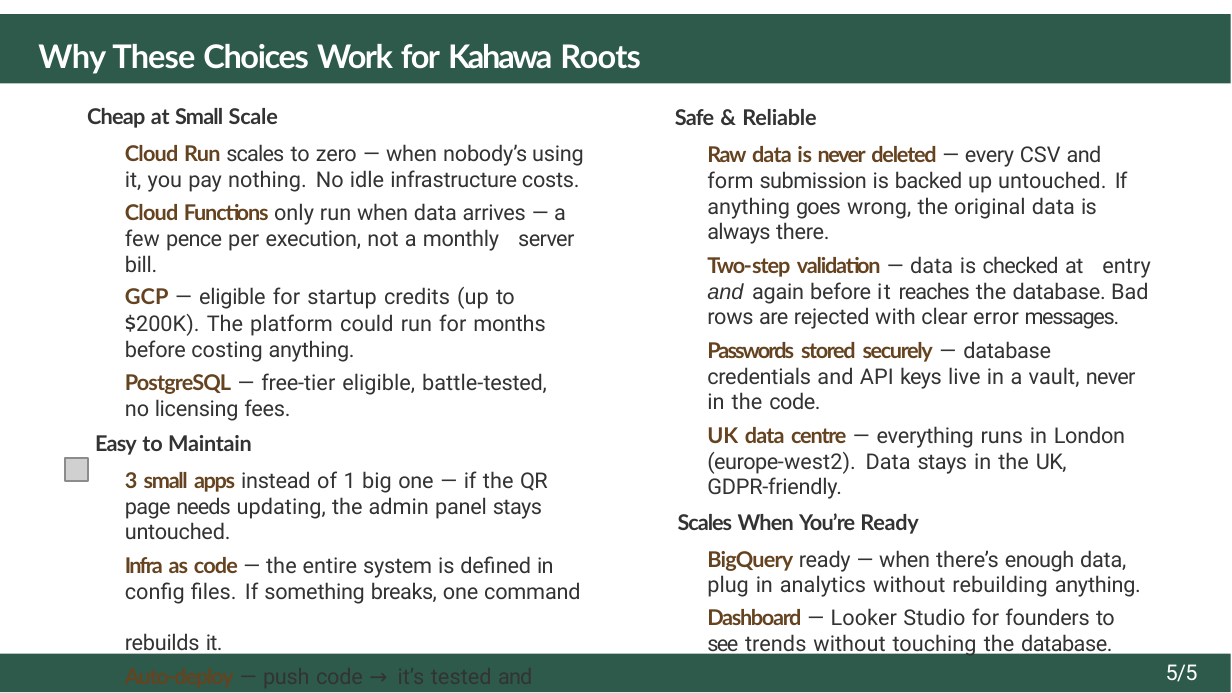
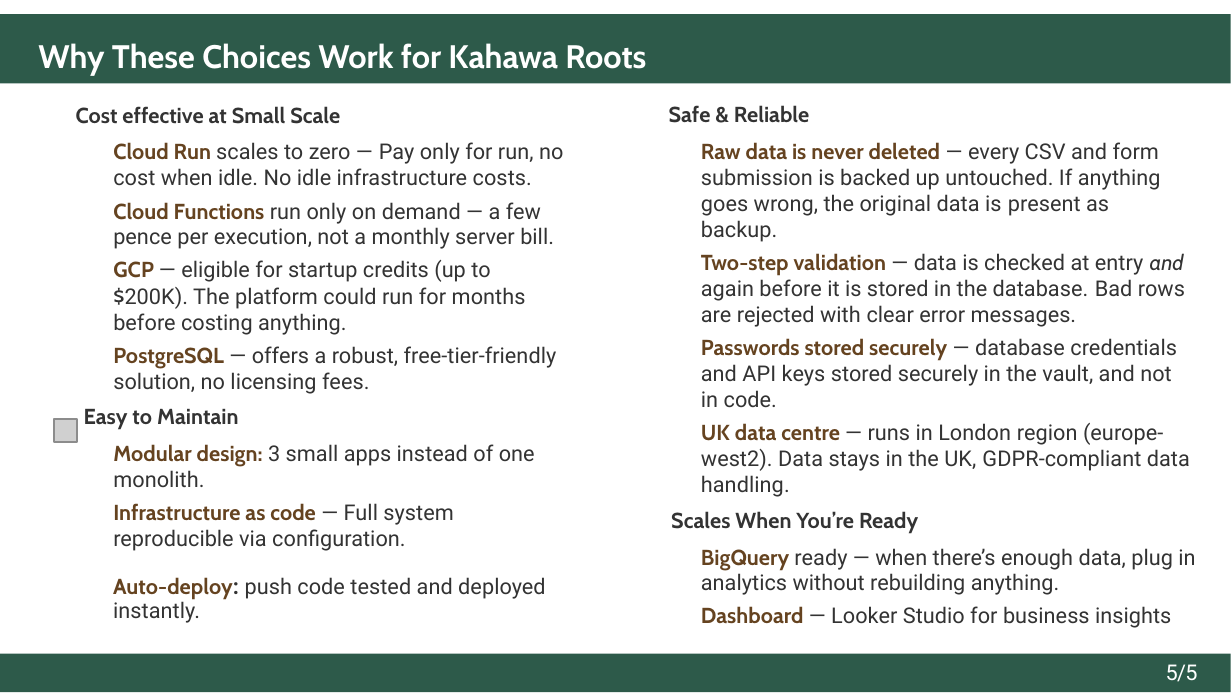
Before and after one commit to ShreehariA/Kahawa-Roots-Pre-Interview-Task, a slide deck: slide 5 of Kahawa_Roots_Pre_Interview_Task_my_approach.pptx. Drawn at 1232x693 pixels with LibreOffice and Linux fonts; fonts in the diff are those of the drawing; grey boxes stand for pictures; background and template pictures are left out. Boxes give left, top, right and bottom in pixels: in the first picture for what was removed or moved away, otherwise in the second. Text is boxed around its words. In the diff, an @@ line names an element or a change of style, - is before the commit and + after.

```diff
--- a/Kahawa_Roots_Pre_Interview_Task_my_approach.pptx
+++ b/Kahawa_Roots_Pre_Interview_Task_my_approach.pptx
@@ title "Why These Choices Work for ..." at (38,43,646,76): font Lato to Cabin; letter spacing -0.2 to 0 pt in "Why Roots"; letter spacing -0.3 to 0 pt in "These"; letter spacing -0.5 to 0 pt in "Choices"; letter spacing -0.6 to 0 pt in "Work for"; letter spacing -0.8 to 0 pt in "Kahawa" @@
@@ text "Cost effective at Small Scale": place and size @@
-text "Cost effective at Small Scale" at (87,108,584,604)
+text "Cost effective at Small Scale" at (76,106,563,551)
@@ text at (76,106,563,249): text changed @@
-Cheap at Small Scale
-Cloud Run scales to zero — when nobody’s using it, you pay nothing. No idle infrastructure costs.
-Cloud Functions only run when data arrives — a few pence per execution, not a monthly server bill.
+Cost effective at Small Scale
+Cloud Run scales to zero — Pay only for run, no cost when idle. No idle infrastructure costs.
+Cloud Functions run only on demand — a few pence per execution, not a monthly server bill.
@@ text at (669,105,1195,595): font Lato to Cabin in "Safe & Reliable", "Scales When You’re Ready", "BigQuery"; letter spacing -0.3 to 0 pt in "Safe", "When You’re", "BigQuery"; letter spacing -0.1 to 0 pt in "Reliable", "Ready", "ready when data, anything."; letter spacing -0.4 to 0 pt in "Scales"; letter spacing -0.2 to 0 pt in "enough" @@
@@ text at (701,142,1190,497): text changed @@
-Raw data is never deleted — every CSV and form submission is backed up untouched. If anything goes wrong, the original data is always there.
-Two-step validation — data is checked at entry and again before it reaches the database. Bad rows are rejected with clear error messages.
-Passwords stored securely — database credentials and API keys live in a vault, never in the code.
-UK data centre — everything runs in London (europe-west2). Data stays in the UK,
-GDPR-friendly.
+Raw data is never deleted — every CSV and form submission is backed up untouched. If anything goes wrong, the original data is present as backup.
+Two-step validation — data is checked at entry and again before it is stored in the database. Bad rows are rejected with clear error messages.
+Passwords stored securely — database credentials and API keys stored securely in the vault, and not in code.
+UK data centre — runs in London region (europe-west2). Data stays in the UK, GDPR-compliant data handling.
@@ text at (84,260,526,430): font Lato to Cabin in "GCP", "Easy to Maintain"; letter spacing -0.1 to 0 pt in "eligible", "months before anything.", "Maintain"; letter spacing -0.2 to 0 pt in "to"; letter spacing -0.3 to 0 pt in "Easy" @@
@@ text at (113,346,557,394): text changed @@
-PostgreSQL — free-tier eligible, battle-tested, no licensing fees.
+PostgreSQL — offers a robust, free-tier-friendly solution, no licensing fees.
@@ picture: place and size @@
-picture at (64,459,88,482)
+picture at (55,418,78,441)
@@ text at (113,444,535,551): text changed @@
-3 small apps instead of 1 big one — if the QR page needs updating, the admin panel stays untouched.
-Infra as code — the entire system is defined in config files. If something breaks, one command
+Modular design: 3 small apps instead of one monolith.
+Infrastructure as code — Full system reproducible via configuration.
@@ text at (113,577,545,623): text changed @@
-Auto-deploy — push code → it’s tested and
+Auto-deploy: push code tested and deployed instantly.
@@ text at (701,606,1171,628): text changed @@
-Dashboard — Looker Studio for founders to
+Dashboard — Looker Studio for business insights
@@ text removed at (125,633,223,656) @@
-rebuilds it.
@@ text removed at (707,634,1112,658) @@
-see trends without touching the database.
```
Also in this commit, not shown: 4 other slides changed, 2 other files.
